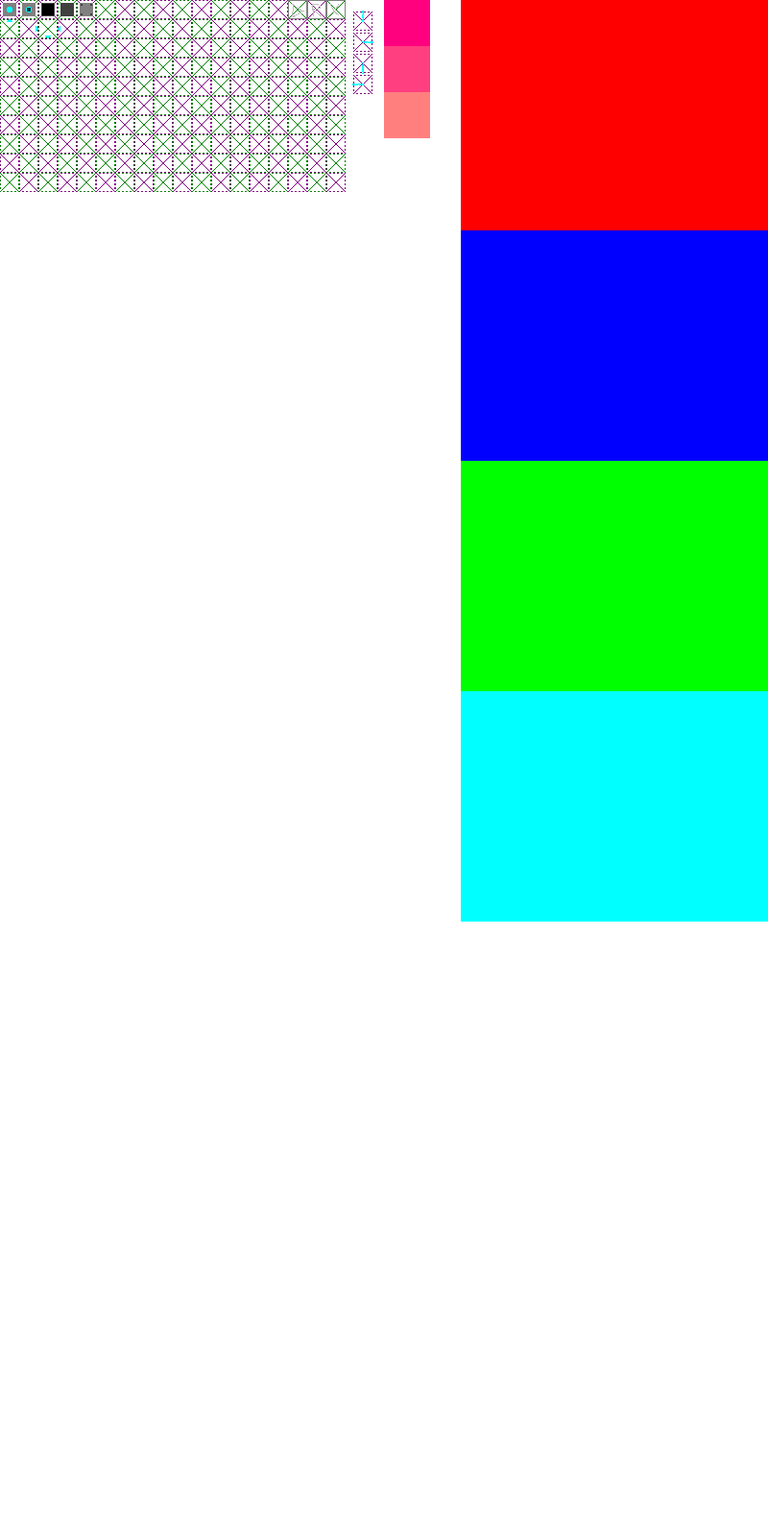
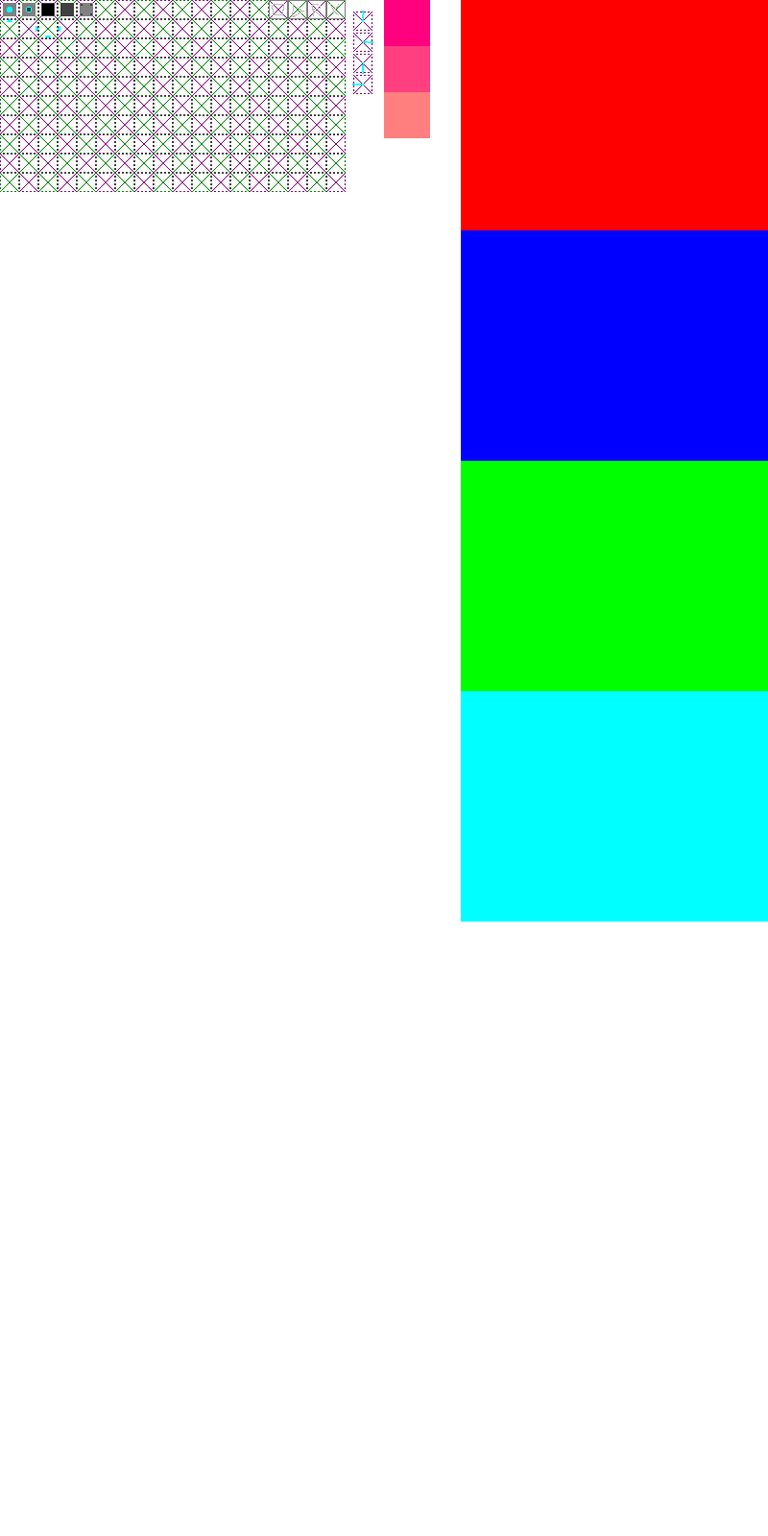
Layered file, before and after one edit (768 × 1536). Changes by layer:
painted on "stuff" over [268, 0, 288, 20]
